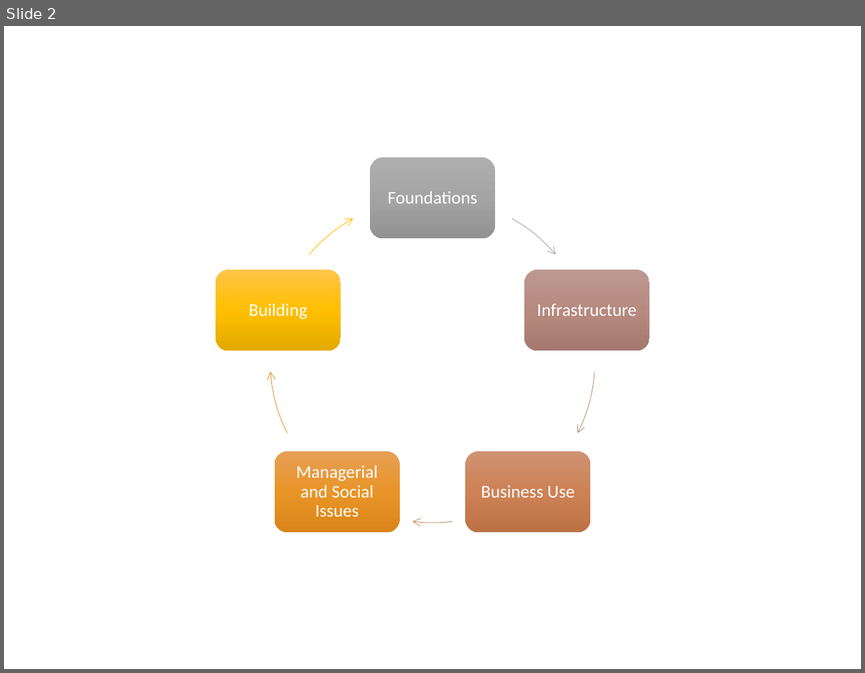
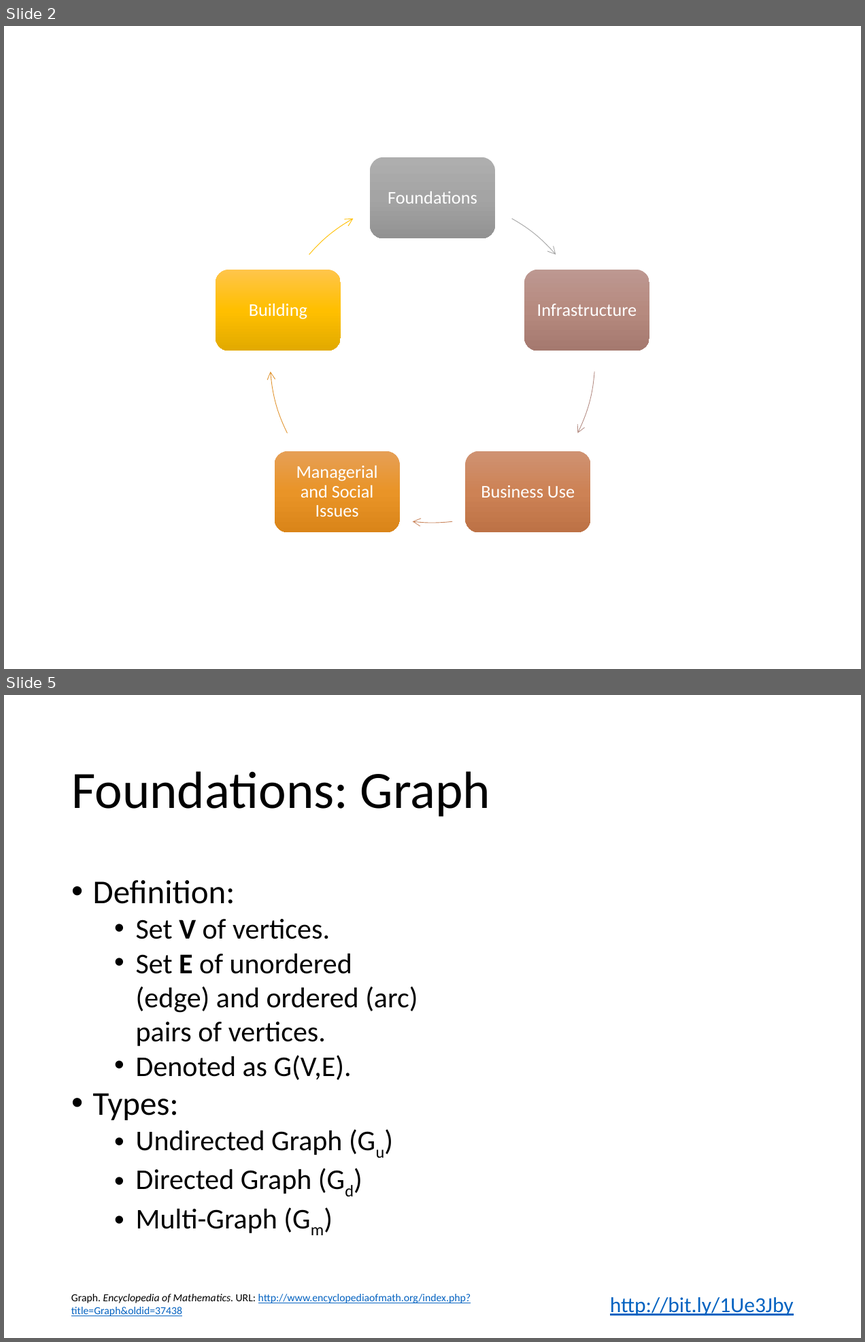
Before and after one commit to colinbellCA/1161.cs330-uwaterloo-sematic_analytics, a slide deck: 1161.cs330-social_graphs_and_semantic_analytics.pptx. Shown one above the other, each under a label of ours: slide 2 before the commit, slides 2 and 5 after it; the slides between them are not shown. The pictures are 865x673 and 865x1342 pixels, drawn with LibreOffice and Linux fonts; fonts in the diff are those of the drawing. Boxes give left, top, right and bottom in pixels: in the first picture for what was removed or moved away, otherwise in the second. Text is boxed around its words. In the diff, an @@ line names an element or a change of style, - is before the commit and + after.

```diff
--- a/1161.cs330-social_graphs_and_semantic_analytics.pptx
+++ b/1161.cs330-social_graphs_and_semantic_analytics.pptx
@@ slide 5 added at (4,695,861,1338), background #FFFFFF @@
@@ title added at (71,771,491,817), 44 pt, text #000000 @@
+Foundations: Graph
@@ text added at (93,880,417,1233), 24 pt, text #000000 @@
+• Definition:
+  • Set V of vertices.
+  • Set E of unordered (edge) and ordered (arc) pairs of vertices.
+  • Denoted as G(V,E).
+• Types:
+  • Undirected Graph (Gu)
+  • Directed Graph (Gd)
+  • Multi-Graph (Gm)
@@ text added at (71,1293,470,1316), 9 pt, text #0563C1, underline @@
+Graph. Encyclopedia of Mathematics. URL: http://www.encyclopediaofmath.org/index.php?title=Graph&oldid=37438
@@ text added at (610,1297,793,1315), 18 pt, text #0563C1, underline @@
+http://bit.ly/1Ue3Jby
```
Also in this commit, not shown: 2 slides changed, 12 other slides added, 1 other file.
